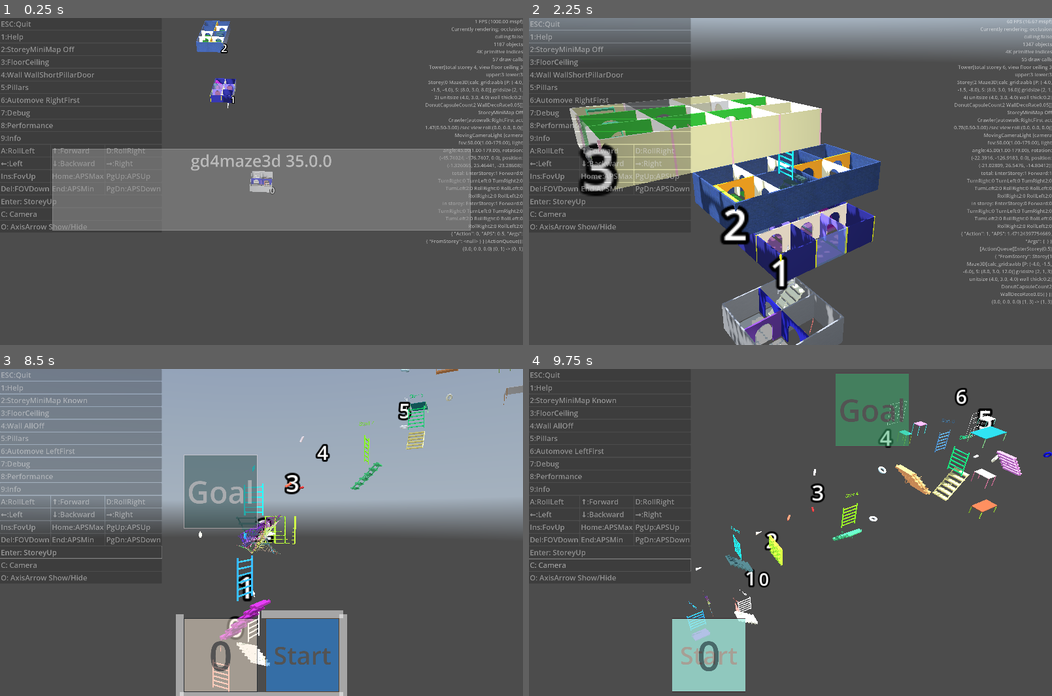
Above: before the commit, frames 1-4 (two rows, left to right).
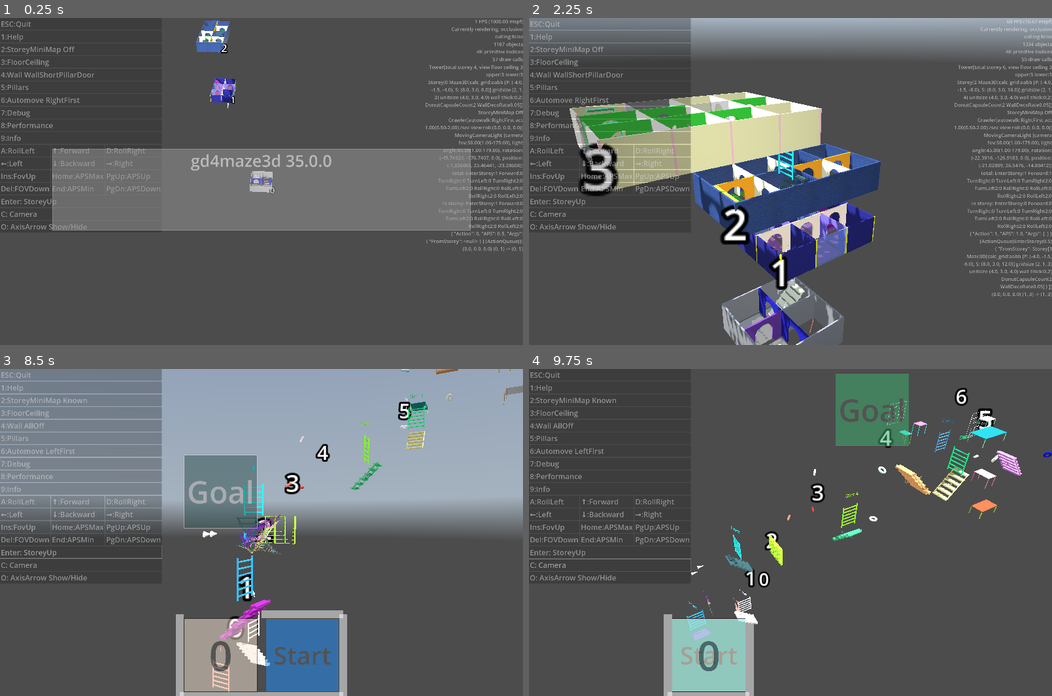
Above: after the commit, the same moments.

Repository: kasworld/gd4maze3d
Game: Godot game, scene res://main.tscn
Same seed, same stepped clock (60 frames per second), same inputs: the game is played once before the commit and once after it. A sky picture missing from this copy of the repository is replaced by a grey-blue gradient.
Inputs (mouse positions are in pixels of both pictures, inside the frame that each line leads up to):
- Up to frame 1 (0.25 s): no input
- Up to frame 2 (2.25 s): click "Enter: StoreyUp" at 0.5 s; click "Enter: StoreyUp" at 1.25 s; tap Enter at 2 s; move the mouse to (905, 165) at 2.02 s; hold Right from 2.03 s (still down); tap Q at 2.1 s; click (905, 165) at 2.17 s
- Up to frame 3 (8.5 s): move the mouse to (156, 548) at 2.77 s; release Right at 2.78 s; hold Down 2.78-3.53 s; tap one key every 0.75 s from 2.85 s: E 1 2 3 4 5 6 7; move the mouse to (313, 460) at 3.52 s; hold Right 3.53-4.28 s; move the mouse to (235, 597) at 4.27 s; hold Up 4.28-5.03 s; click (235, 597) at 4.42 s; move the mouse to (418, 581) at 5.02 s; hold Left 5.03-6.53 s; move the mouse to (104, 483) at 5.77 s; move the mouse to (287, 532) at 6.52 s; hold Down 6.53-7.28 s; click (287, 532) at 6.67 s; move the mouse to (183, 450) at 7.27 s; hold Right 7.28-8.03 s; move the mouse to (376, 516) at 8.02 s; hold Up from 8.03 s (still down)
- Up to frame 4 (9.75 s): move the mouse to (685, 548) at 8.77 s; release Up at 8.78 s; hold Right 8.78-9.53 s; tap 8 at 8.85 s; click (685, 548) at 8.92 s; move the mouse to (842, 460) at 9.52 s; hold Down from 9.53 s (still down); tap 9 at 9.6 s

The runs differ from the first frame. In frame 1, less than 0.1% of the frame differs, in the area x 82-87%, y 33-34%; in frame 2, 0.8%; in frame 3, less than 0.1%; in frame 4, 1.0%, in the area x 25-45%, y 49-100%.

Commit message:
change action_per_second handle, no rand on storey change

Diff:
--- a/crawler/action_queue.gd
+++ b/crawler/action_queue.gd
@@ -25,13 +25,14 @@
 
 const QueueLimit = 10
 var queue :Array
-var action_per_second := ClampedFloat.new(1,0.5,3.0) # sec
+var action_per_second :ClampedFloat
 
-func _init() -> void:
-	rand_act_speed()
+## aps :action_per_second = ClampedFloat.new(aps,aps/range_mod,aps*range_mod)
+func _init(aps :float = 1.0, range_mod :float = 2.0) -> void:
+	action_per_second = ClampedFloat.new(aps,aps/range_mod,aps*range_mod)
 
 func rand_act_speed() -> void:
-	action_per_second.set_randfn()
+	action_per_second.rand_clamp()
 
 func clear() -> void:
 	queue.resize(0)
--- a/crawler/crawler.gd
+++ b/crawler/crawler.gd
@@ -80,6 +80,7 @@
 	total_action_stats = ActionQueue.new_stats()
 	dir_src = Maze.Dir.North
 	current_action.clear()
+	#action_queue.rand_act_speed()
 	crawler_num = n
 	player_num = p_num
 	$MeshInstance3D.mesh.material.albedo_color = co
@@ -109,7 +110,6 @@
 	rotation.y = 0
 	dir_src = Maze.RadianToDir(rotation.y)
 	storey_action_stats = ActionQueue.new_stats()
-	action_queue.rand_act_speed()
 	rotation = rotation.snappedf(PI/2)
 	act_character()
 
--- a/lib/clampedfloat.gd
+++ b/lib/clampedfloat.gd
@@ -26,7 +26,7 @@
 func set_min() -> float:
 	_value = _vmin
 	return _value
-func set_randfn() -> float:
+func rand_clamp() -> float:
 	_value = clampf(randfn((_vmin+_vmax)/2,(_vmax-_vmin)/4) , _vmin, _vmax)
 	return _value
 func reset() -> float:
